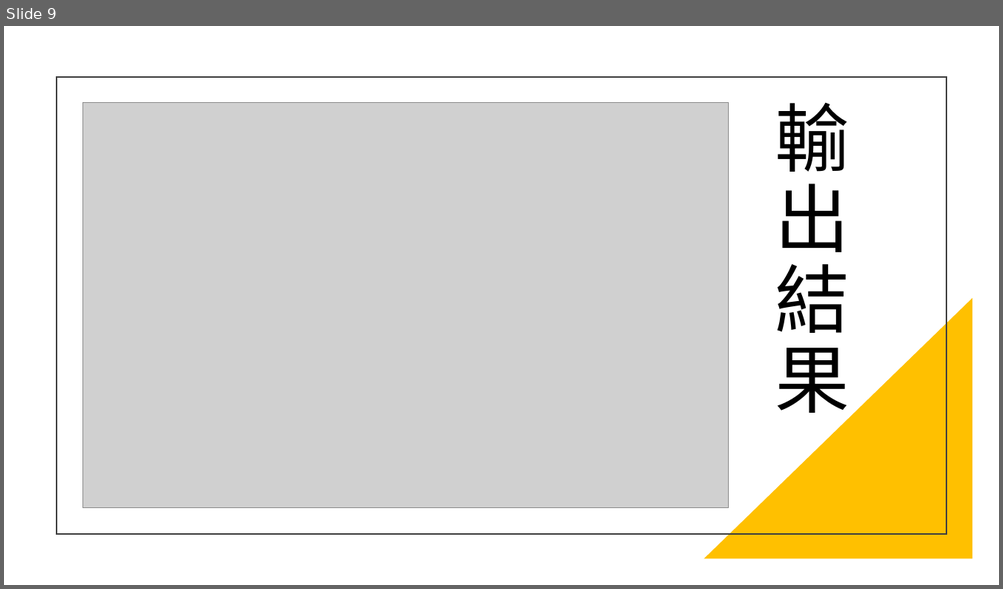
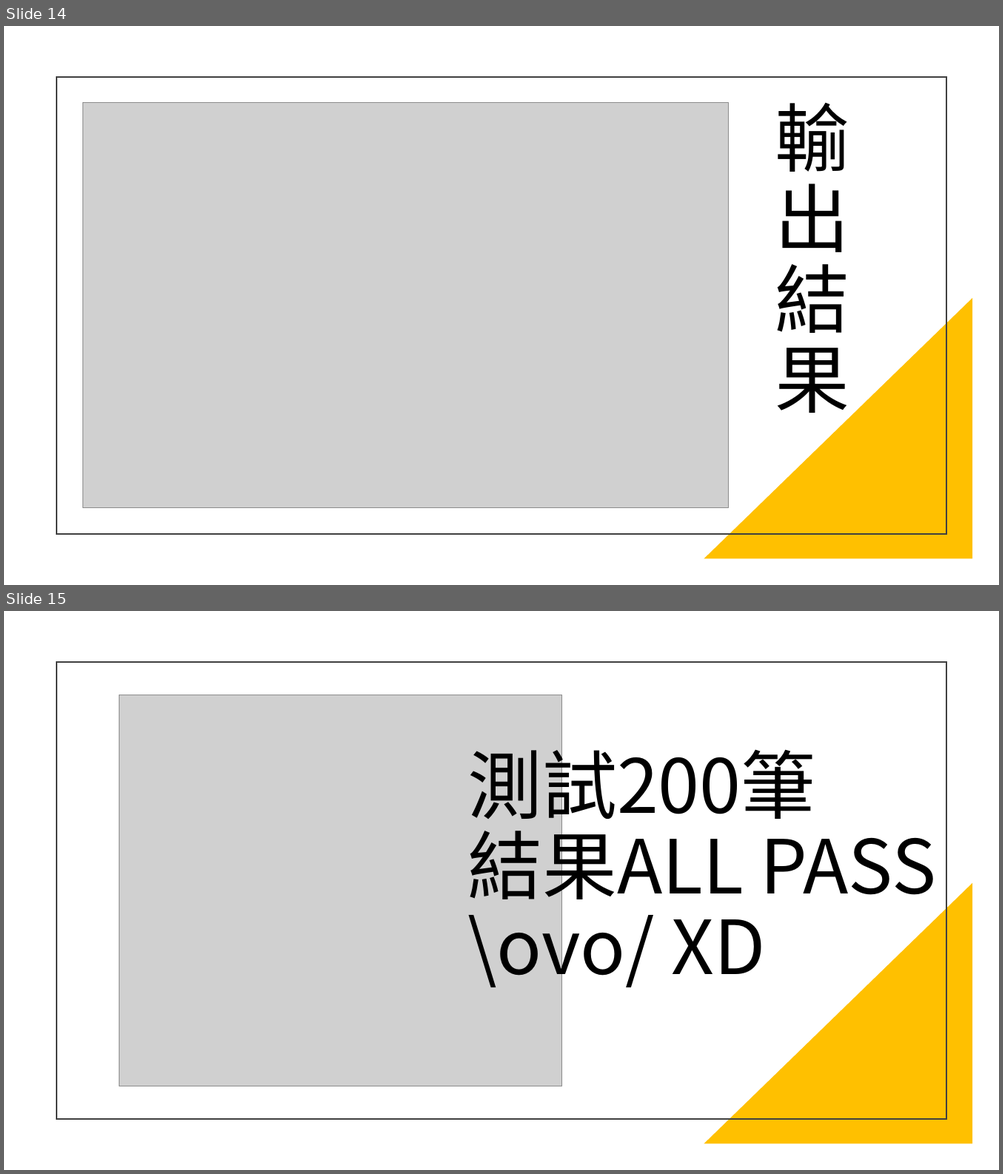
Before and after one commit to kerong2002/111-practices-of-digtal-system-design, a slide deck: 20221027/Cordic/Cordic報告.pptx. Shown one above the other, each under a label of ours: slide 9 before the commit, slides 14 and 15 after it. The pictures are 1003x589 and 1003x1174 pixels, drawn with LibreOffice and Linux fonts; fonts in the diff are those of the drawing; grey boxes stand for pictures. Boxes give left, top, right and bottom in pixels: in the first picture for what was removed or moved away, otherwise in the second. Text is boxed around its words. In the diff, an @@ line names an element or a change of style, - is before the commit and + after.

```diff
--- a/20221027/Cordic/Cordic報告.pptx
+++ b/20221027/Cordic/Cordic報告.pptx
@@ slide 15 added at (x1=4, y1=611, x2=999, y2=1170), background #FFFFFF @@
@@ rectangle added at (x1=57, y1=662, x2=946, y2=1119), outline #404040 1.5 pt @@
@@ picture added at (x1=119, y1=695, x2=562, y2=1086) @@
@@ text added at (x1=467, y1=738, x2=936, y2=993), 72 pt, text #000000 @@
+測試200筆
+結果ALL PASS
+\ovo/ XD
@@ right triangle added at (x1=704, y1=883, x2=973, y2=1145), fill #FFC000 @@
@@ what was slide 9 is now slide 14 @@
```
Also in this commit, not shown: 6 other slides added.
